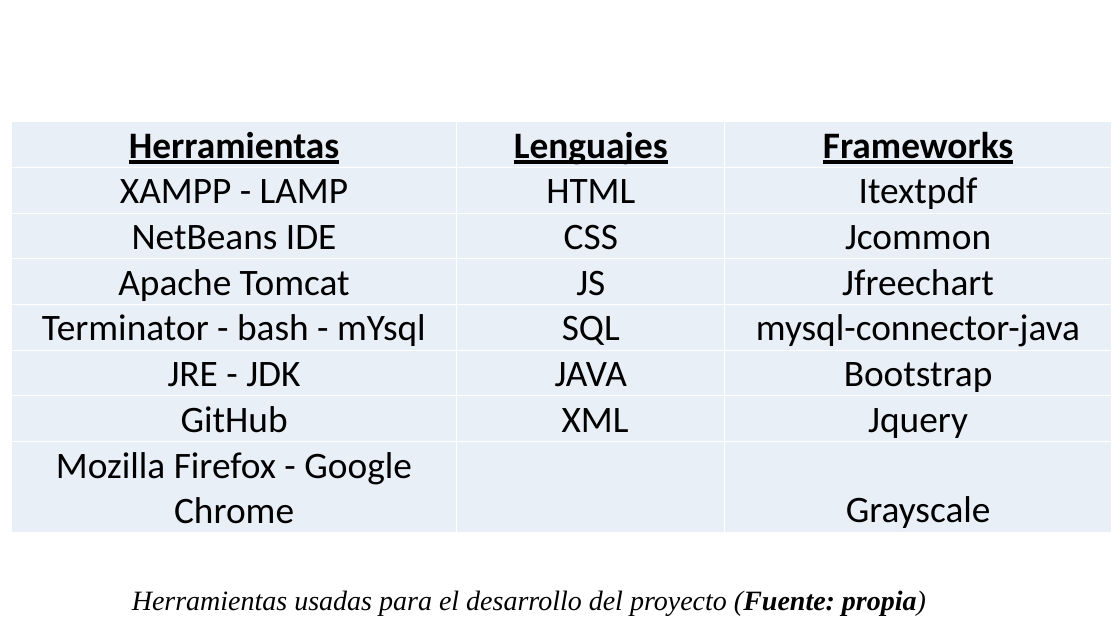
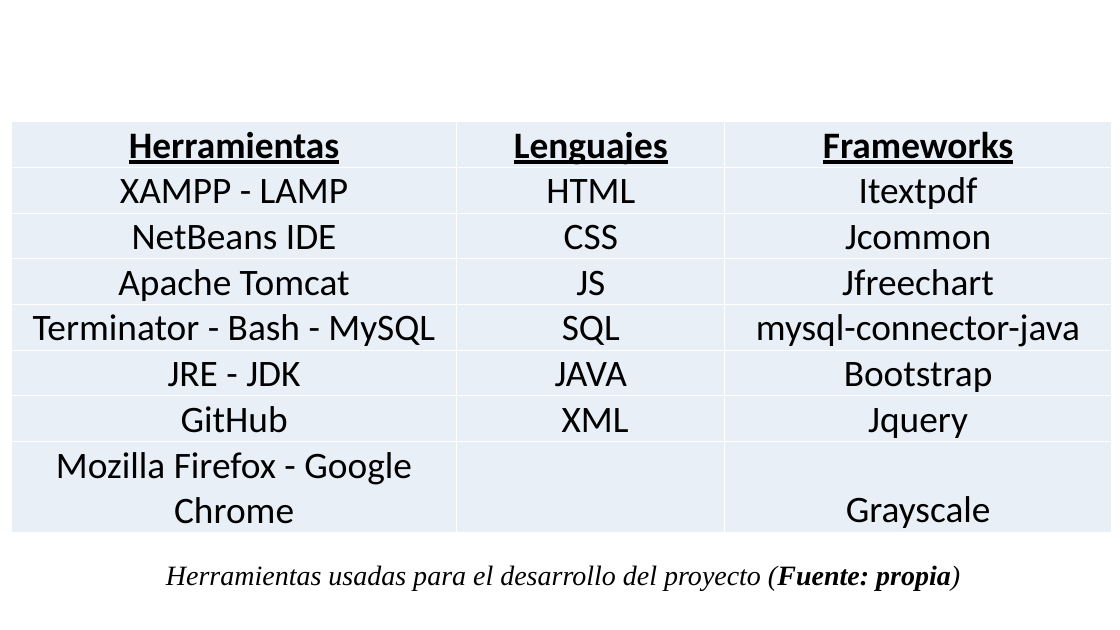
Before and after one commit to BrayanNovoa/uniminuto, a slide deck: slide 17 of expo/expo.pptx. Drawn at 1120x630 pixels with LibreOffice and Linux fonts; fonts in the diff are those of the drawing; background and template pictures are left out. Boxes give left, top, right and bottom in pixels: in the first picture for what was removed or moved away, otherwise in the second. Text is boxed around its words. In the diff, an @@ line names an element or a change of style, - is before the commit and + after.

```diff
--- a/expo/expo.pptx
+++ b/expo/expo.pptx
@@ table at (x1=12, y1=122, x2=1112, y2=532) @@
-row 5, column 1: Terminator - bash - mYsql
+row 5, column 1: Terminator - Bash - MySQL
@@ text "Herramientas usadas para el desarrollo ..." moved from (x1=132, y1=590, x2=926, y2=616) to (x1=166, y1=565, x2=960, y2=591) @@
```
Also in this commit, not shown: 11 other slides changed, 1 slide removed, 1 other file.
